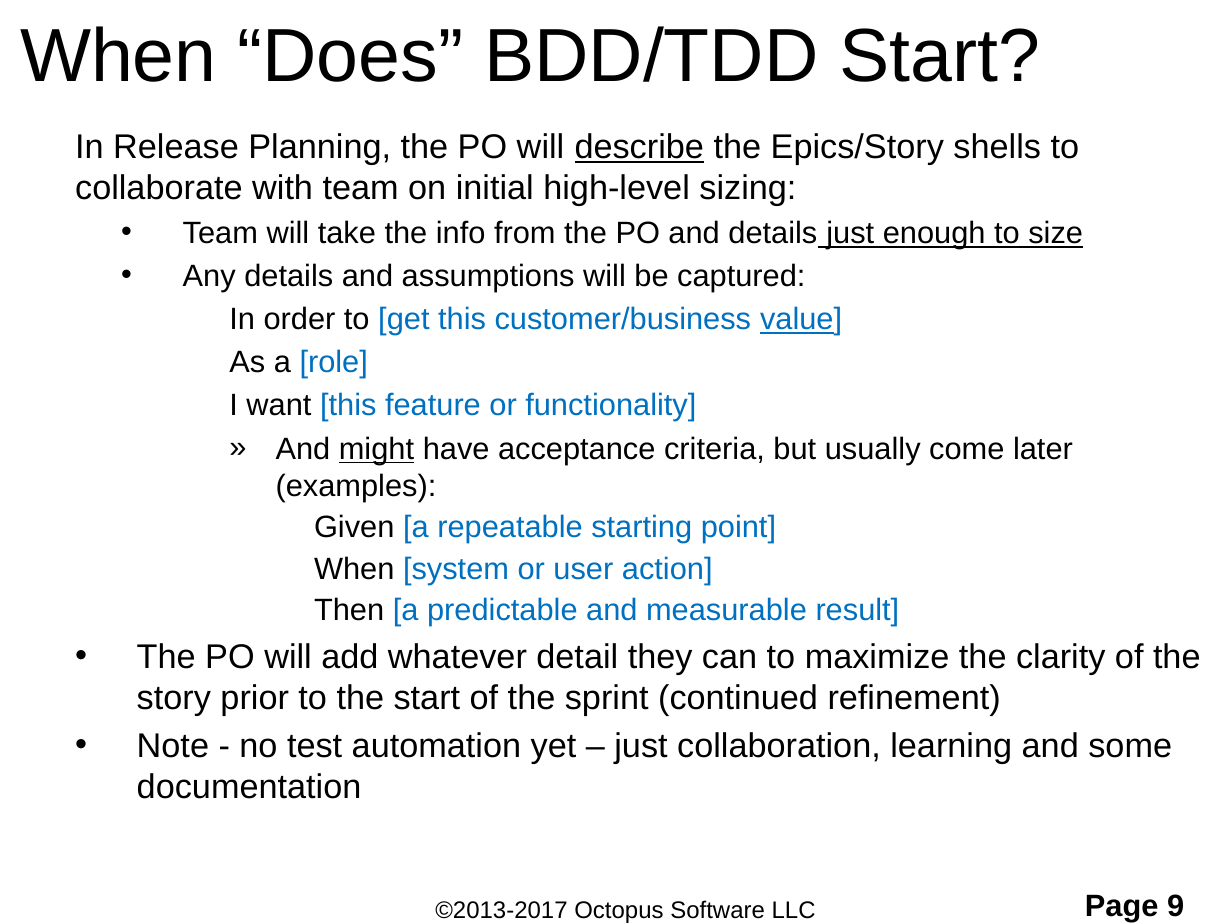
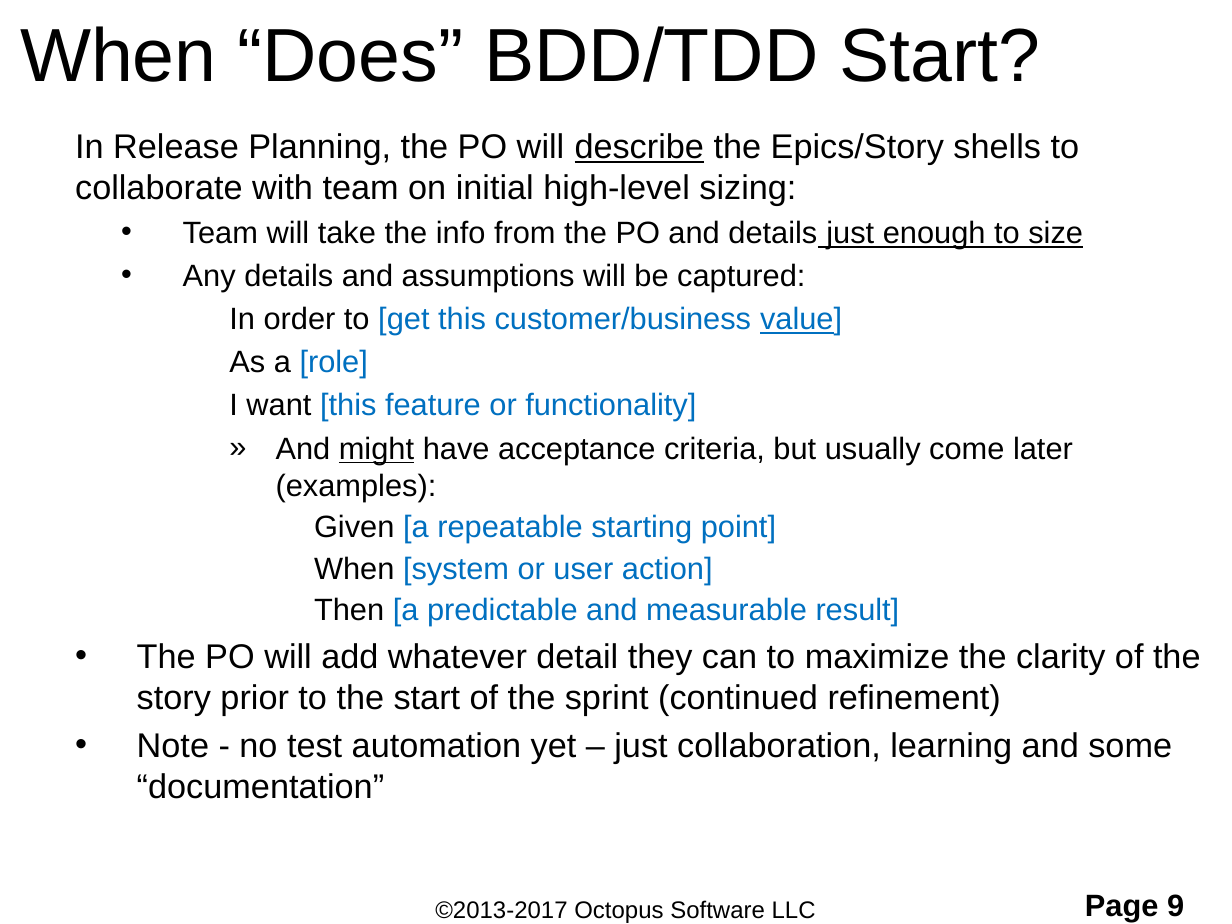
Before and after one commit to ShaneOctopus/RomanConversionStarting, a slide deck: slide 9 of workingFiles/TDD and BDD.pptx. Drawn at 1232x924 pixels with LibreOffice and Linux fonts; fonts in the diff are those of the drawing; background and template pictures are left out. Boxes give left, top, right and bottom in pixels: in the first picture for what was removed or moved away, otherwise in the second. Text is boxed around its words. In the diff, an @@ line names an element or a change of style, - is before the commit and + after.

```diff
--- a/workingFiles/TDD and BDD.pptx
+++ b/workingFiles/TDD and BDD.pptx
@@ text at [137, 732, 1172, 799]: text changed @@
-• Note - no test automation yet – just collaboration, learning and some documentation
+• Note - no test automation yet – just collaboration, learning and some “documentation”
```
Also in this commit, not shown: 7 other slides changed, 1 other file.
